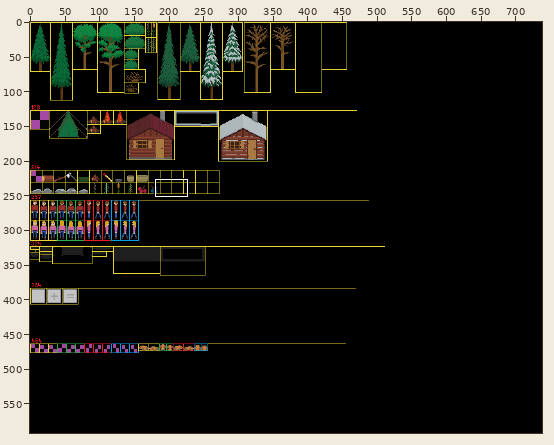
Sprite sheet: Textures/Textures.png. The first picture is a wide view before the edit; the outline marks the close-up.
Close-up. As it was:
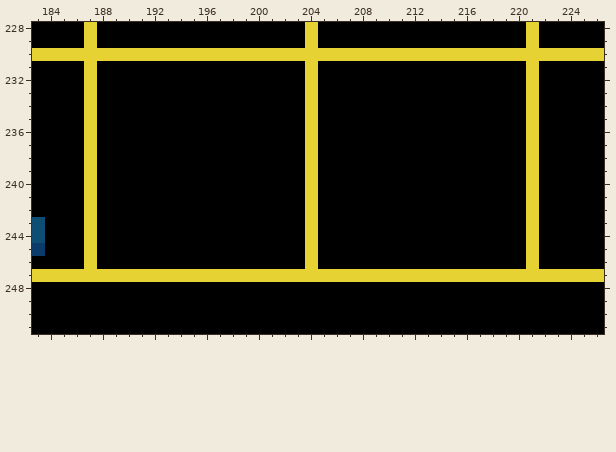
The file is 738x592 pixels. Colours within 5 levels of each other are drawn and written as one. Shown: x 183..226, y 228..251.
After the commit:
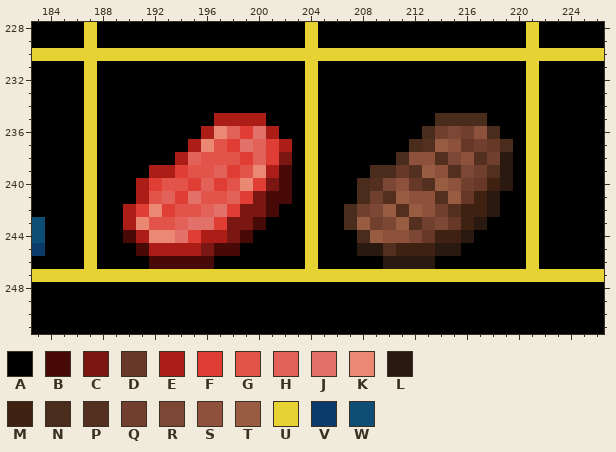
Palette (. is transparent): A #000000  B #470a06  C #7b1713  D #673728  E #ad1d17  F #e03e35  G #e2534a  H #e2625a  J #e27269  K #ea8873  L #291910  M #3f2112  N #492c1c  P #522f1f  Q #713f2d  R #7c4835  S #8e523c  T #985c43  U #e6d232  V #0b3b6b  W #0e4e74
Difference:
Changed rows in their new state; - is an unchanged pixel.
first column x 190:
235 -------EEEE-------------NNNN--
236 ------EKHFJE-----------NQRQSN-
237 -----EKGFJHFE---------NPTSDQDN
238 ----EHGGGFHFC--------NSSPRSPQL
239 --EEFGGHFGKEB------NNDPTSPRQPL
240 -EFGGFHFGKFCB-----NPRSDPTSQDML
241 -EGHFJGGHFCBB-----NQPTSSPTDML-
242 EFKFGGHJFCCB-----NQRTPTSQPMML-
243 EKGGHJJFCCB------NTQRTPQRDML--
244 BEKKJFEECB--------NTSSRDMML---
245 -BEEEECBB---------LLPMMMLL----
246 --BBBBB-------------LLLL------
